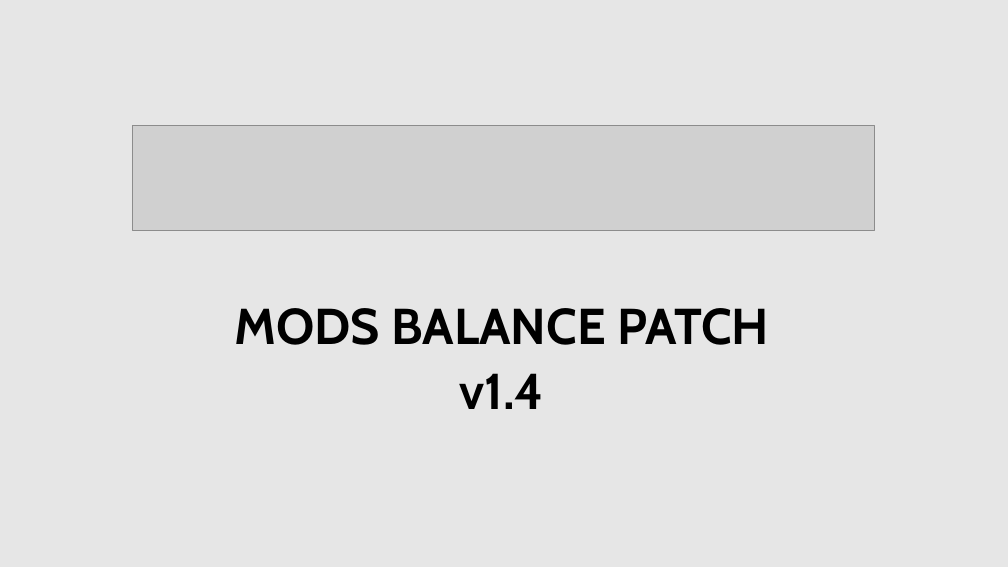
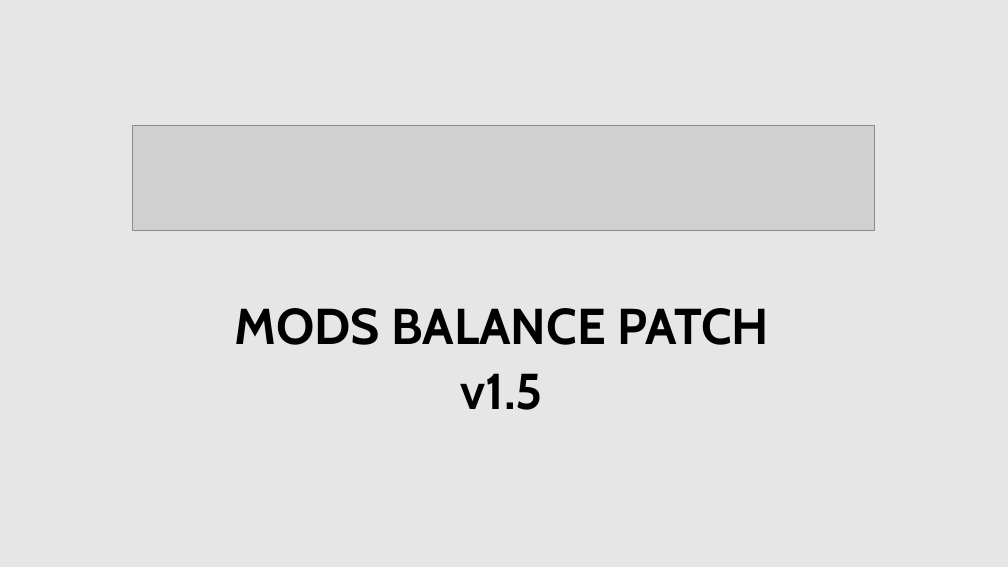
Before and after one commit to ildar-ceo/RimWorld_Compatibility_Patch, a slide deck: slide 1 of Docs/images.pptx. Drawn at 1008x567 pixels with LibreOffice and Linux fonts; fonts in the diff are those of the drawing; grey boxes stand for pictures. Boxes give left, top, right and bottom in pixels: in the first picture for what was removed or moved away, otherwise in the second. Text is boxed around its words. In the diff, an @@ line names an element or a change of style, - is before the commit and + after.

```diff
--- a/Docs/images.pptx
+++ b/Docs/images.pptx
@@ subtitle at (461,373,543,410): text changed @@
-v1.4
+v1.5
```
Also in this commit, not shown: 3 other files.
